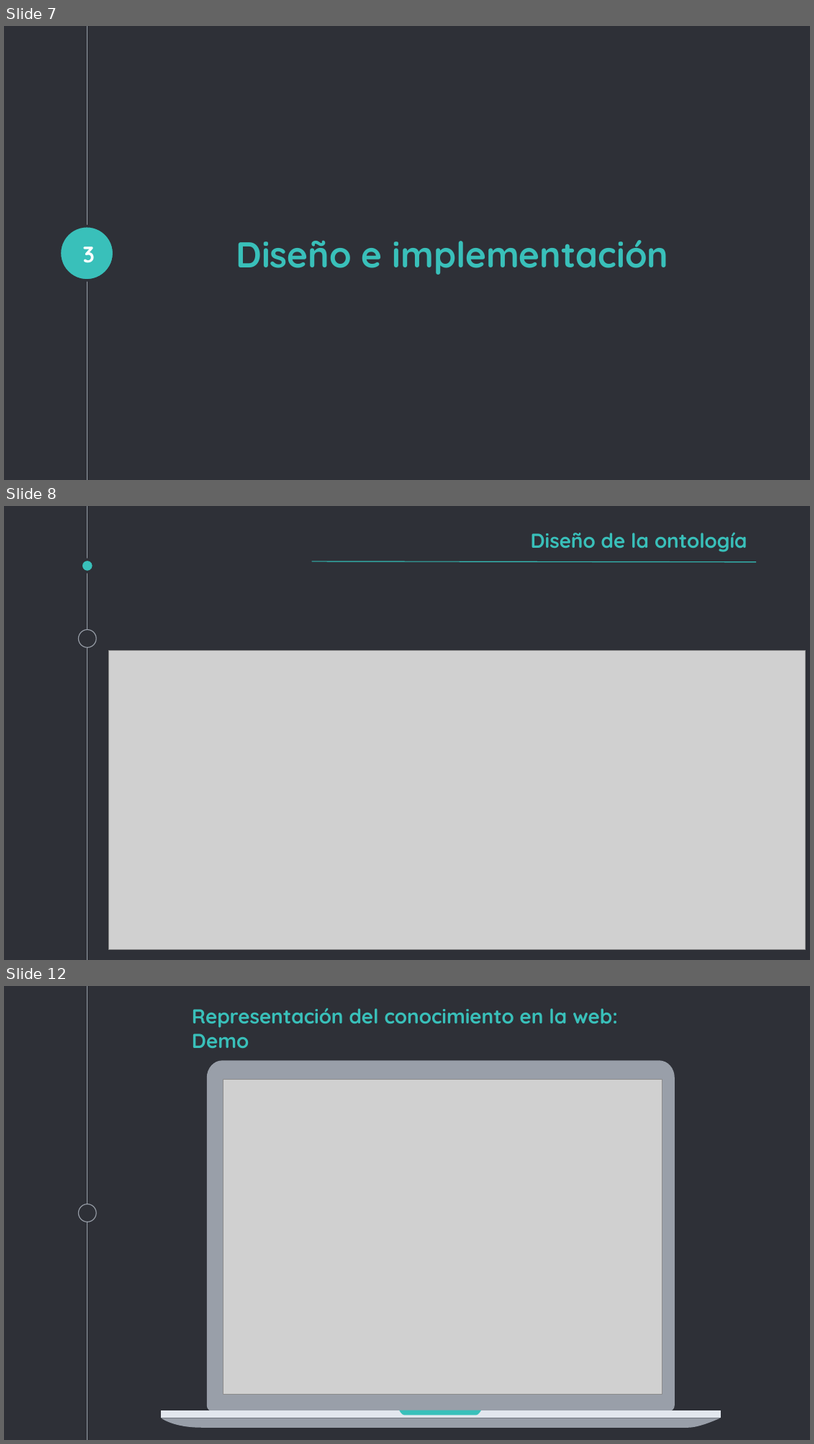
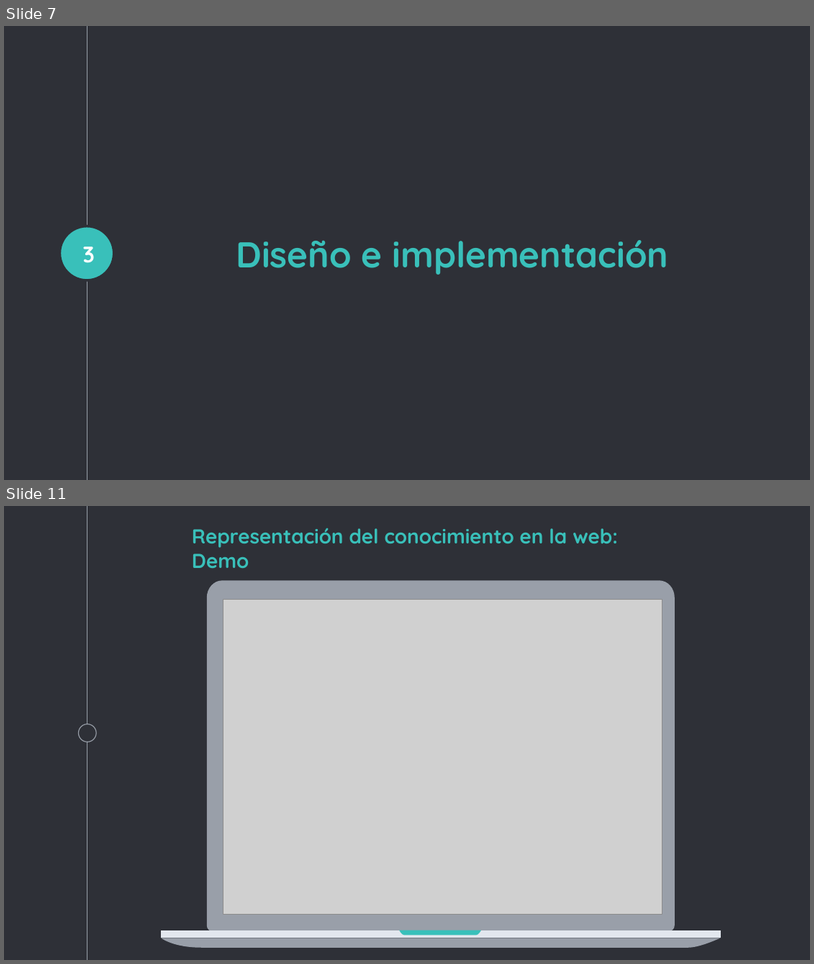
Before and after one commit to elvinjreyesv/TFM, a slide deck: Documentation/Presentación.pptx. Shown one above the other, each under a label of ours: slides 7, 8 and 12 before the commit, slides 7 and 11 after it; the slides between them are not shown. The pictures are 814x1444 and 814x964 pixels, drawn with LibreOffice and Linux fonts; fonts in the diff are those of the drawing; grey boxes stand for pictures. Boxes give left, top, right and bottom in pixels: in the first picture for what was removed or moved away, otherwise in the second. Text is boxed around its words. In the diff, an @@ line names an element or a change of style, - is before the commit and + after.

```diff
--- a/Documentation/Presentación.pptx
+++ b/Documentation/Presentación.pptx
@@ slide 8 removed at (4,506,810,960), background #2E3037; not listed: 1 template element that a slide beside it also shows @@
@@ title removed at (531,532,748,552) @@
-Diseño de la ontología
@@ ellipse removed at (82,559,94,572) @@
@@ line removed from (312, 561) to (756, 561) @@
@@ ellipse removed at (78,629,96,647) @@
@@ picture removed at (109,650,805,950) @@
@@ what was slide 12 is now slide 11 @@
```
Also in this commit, not shown: 4 slides changed, 2 slides added, 2 other slides removed, 2 other files.
